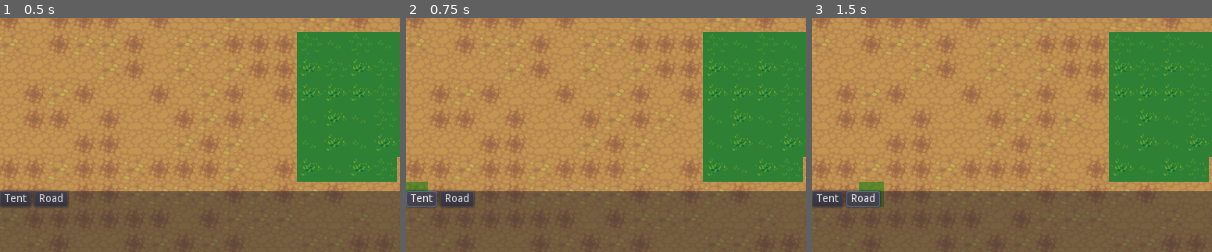
Above: before the commit, frames 1-3 (left to right).
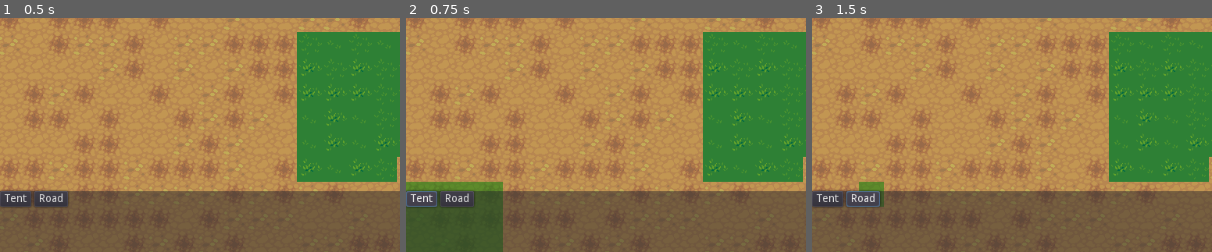
Above: after the commit, the same moments.

Repository: game-prototypes/open-city-prototype
Game: Godot game, scene res://Main.tscn
Same seed, same stepped clock (60 frames per second), same inputs: the game is played once before the commit and once after it.
Inputs:
- Up to frame 1 (0.5 s): no input
- Up to frame 2 (0.75 s): click "Tent" at 0.5 s
- Up to frame 3 (1.5 s): click "Road" at 1.25 s
The pictures show only the part of the screen within x 0-50%, y 50-100%; the shares and areas given below are measured in that part.

Frame 1 is identical in both runs. In frame 2, 5.9% of the frame differs, in the area x 0-25%, y 70-100%; in frame 3, nothing differs.

Commit message:
improve overlay

Diff:
--- a/Components/Player/Player.gd
+++ b/Components/Player/Player.gd
@@ -8,6 +8,7 @@
 export(Resource) var tent: Resource
 
 var selected_build_item: Resource
+var selected_build_item_size: Vector2
 
 var green_color=Color("#9516820f")
 var red_color=Color("#9582170f")
@@ -24,11 +25,13 @@
 		var overlay_pos=mouse_tile*tile_size
 
 		overlay.visible=true
-		if map.can_build(mouse_tile):
+		if can_build_range(mouse_tile, selected_build_item_size):
 			overlay.modulate=green_color
 		else:
 			overlay.modulate=red_color
-		overlay.position=Vector2(overlay_pos.x+tile_size/2,overlay_pos.y+tile_size/2)
+
+		overlay.scale=Vector2.ONE*selected_build_item_size
+		overlay.position=overlay_pos
 
 
 func _on_tile_selected(tile):
@@ -36,12 +39,12 @@
 		if map.can_build(tile):
 			map.build_road(tile, 0)
 	elif selected_build_item==tent:
-		if can_build_range(tile, 4):
-			map.build(tile, tent, 4)
+		if can_build_range(tile, selected_build_item_size):
+			map.build(tile, tent, selected_build_item_size)
 
-func can_build_range(tile, side) -> bool:
-	for i in range(tile.x,tile.x+side):
-		for j in range(tile.y, tile.y+side):
+func can_build_range(tile:Vector2, size: Vector2) -> bool:
+	for i in range(tile.x,tile.x+size.x):
+		for j in range(tile.y, tile.y+size.y):
 			if not map.can_build(Vector2(i, j)):
 				return false
 	return true
@@ -50,5 +53,7 @@
 func _on_GUI_press(button: String):
 	if button=="build_road":
 		selected_build_item=road
+		selected_build_item_size=Vector2.ONE
 	elif button == "build_tent":
 		selected_build_item=tent
+		selected_build_item_size=Vector2(4,3)
--- a/Main.tscn
+++ b/Main.tscn
@@ -18,6 +18,7 @@
 [node name="Overlay" type="Sprite" parent="Player"]
 visible = false
 texture = ExtResource( 7 )
+centered = false
 region_enabled = true
 region_rect = Rect2( 32, 32, 32, 32 )
 
